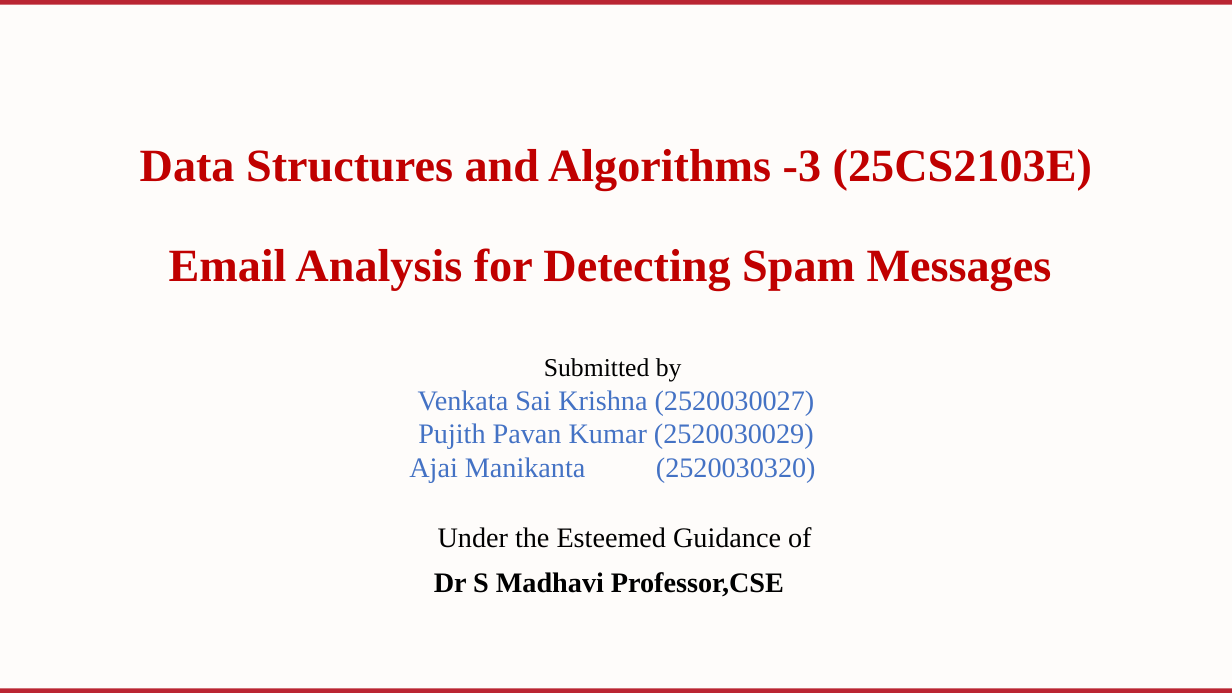
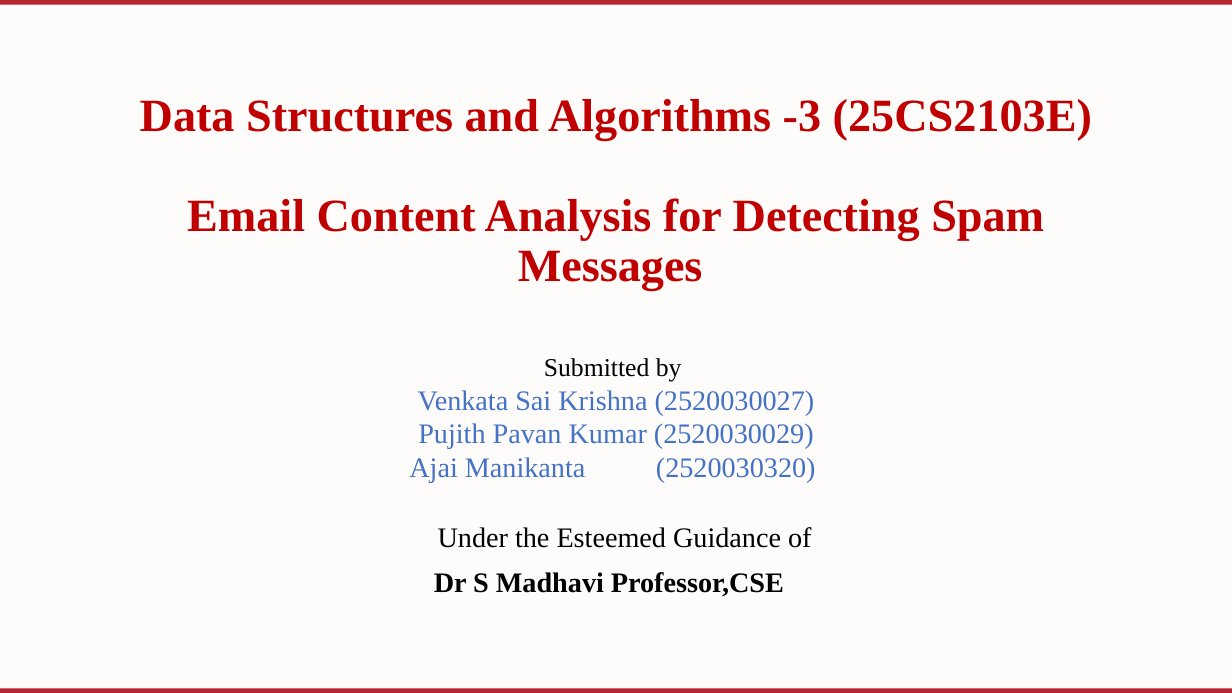
Before and after one commit to vskrishna05/DSA-3, a slide deck: slide 1 of Email Analysis for Detecting Spam Messages/EmailAnalysisSystem (Review-01).pptx. Drawn at 1232x693 pixels with LibreOffice and Linux fonts; fonts in the diff are those of the drawing; background and template pictures are left out. Boxes give left, top, right and bottom in pixels: in the first picture for what was removed or moved away, otherwise in the second. Text is boxed around its words. In the diff, an @@ line names an element or a change of style, - is before the commit and + after.

```diff
--- a/Email Analysis for Detecting Spam Messages/EmailAnalysisSystem (Review-01).pptx
+++ b/Email Analysis for Detecting Spam Messages/EmailAnalysisSystem (Review-01).pptx
@@ title at (140,99,1092,290): text changed @@
-Data Structures and Algorithms -3 (25CS2103E)
-Email Analysis for Detecting Spam Messages
+Data Structures and Algorithms -3 (25CS2103E)
+Email Content Analysis for Detecting Spam Messages
```
Also in this commit, not shown: 7 other files.
